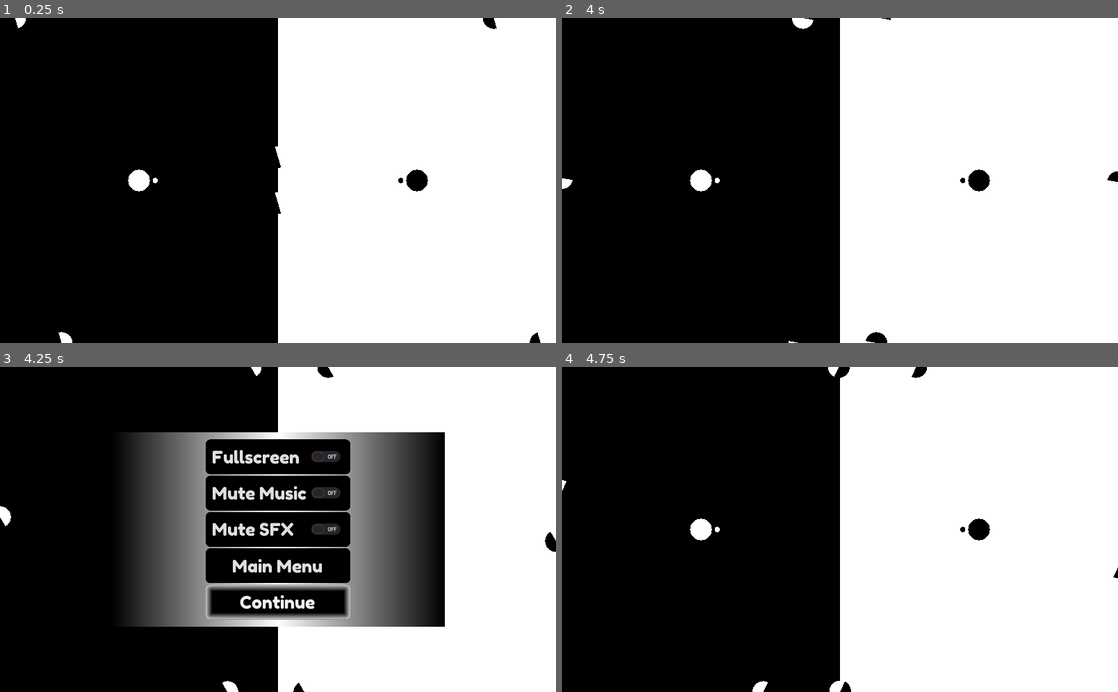
Above: before the commit, frames 1-4 (two rows, left to right).
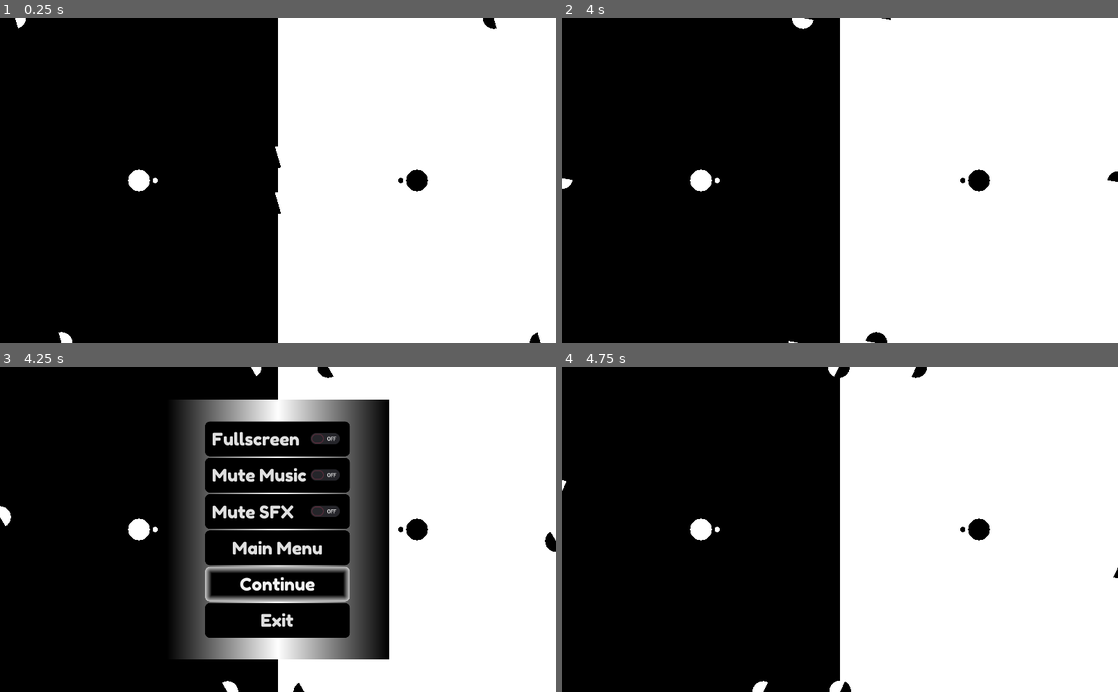
Above: after the commit, the same moments.

Repository: doctor-g/GGJ22
Game: Godot game, scene res://World/World.tscn
Same seed, same stepped clock (60 frames per second), same inputs: the game is played once before the commit and once after it.
Inputs:
- Up to frame 1 (0.25 s): no input
- Up to frame 2 (4 s): no input
- Up to frame 3 (4.25 s): tap P (pause) at 4.15 s
- Up to frame 4 (4.75 s): click "Continue" at 4.25 s

Frames 1-2 are identical in both runs. In frame 3, 32% of the frame differs, in the area x 23-80%, y 10-90%; in frame 4, nothing differs.

Commit message:
Add quit button

Diff:
--- a/project/UI/PauseMenu.gd
+++ b/project/UI/PauseMenu.gd
@@ -2,6 +2,13 @@
 
 onready var _continue_button := $CenterContainer/VBoxContainer/ContinueButton
 onready var _game_options := $CenterContainer/VBoxContainer/GameOptionsControl
+onready var _exit_button := $CenterContainer/VBoxContainer/ExitButton
+
+func _ready():
+	# Hide exit button on web build
+	if OS.get_name() == "HTML5":
+		_exit_button.visible = false
+
 
 func show():
 	.show()
@@ -18,3 +25,7 @@
 	get_tree().paused = false
 	# warning-ignore:return_value_discarded
 	get_tree().change_scene("res://UI/StartMenu.tscn")
+
+
+func _on_ExitButton_pressed():
+	get_tree().quit(0)
--- a/project/UI/PauseMenu.tscn
+++ b/project/UI/PauseMenu.tscn
@@ -6,10 +6,11 @@
 
 [node name="PauseMenu" type="PopupDialog"]
 pause_mode = 2
-anchor_left = 0.2
-anchor_top = 0.2
-anchor_right = 0.8
-anchor_bottom = 0.8
+visible = true
+anchor_left = 0.3
+anchor_top = 0.1
+anchor_right = 0.7
+anchor_bottom = 0.9
 theme = ExtResource( 2 )
 script = ExtResource( 1 )
 __meta__ = {
@@ -24,24 +25,35 @@
 }
 
 [node name="VBoxContainer" type="VBoxContainer" parent="CenterContainer"]
-margin_left = 180.0
-margin_top = 80.0
-margin_right = 434.0
-margin_bottom = 280.0
+margin_left = 71.0
+margin_top = 38.0
+margin_right = 338.0
+margin_bottom = 442.0
 
 [node name="GameOptionsControl" parent="CenterContainer/VBoxContainer" instance=ExtResource( 3 )]
+anchor_right = 0.0
+anchor_bottom = 0.0
+margin_right = 267.0
+margin_bottom = 200.0
 
 [node name="MainMenuButton" type="Button" parent="CenterContainer/VBoxContainer"]
-margin_top = 68.0
-margin_right = 254.0
-margin_bottom = 132.0
+margin_top = 204.0
+margin_right = 267.0
+margin_bottom = 268.0
 text = "Main Menu"
 
 [node name="ContinueButton" type="Button" parent="CenterContainer/VBoxContainer"]
-margin_top = 136.0
-margin_right = 254.0
-margin_bottom = 200.0
+margin_top = 272.0
+margin_right = 267.0
+margin_bottom = 336.0
 text = "Continue"
+
+[node name="ExitButton" type="Button" parent="CenterContainer/VBoxContainer"]
+margin_top = 340.0
+margin_right = 267.0
+margin_bottom = 404.0
+text = "Exit"
 
 [connection signal="pressed" from="CenterContainer/VBoxContainer/MainMenuButton" to="." method="_on_MainMenuButton_pressed"]
 [connection signal="pressed" from="CenterContainer/VBoxContainer/ContinueButton" to="." method="_on_ContinueButton_pressed"]
+[connection signal="pressed" from="CenterContainer/VBoxContainer/ExitButton" to="." method="_on_ExitButton_pressed"]
